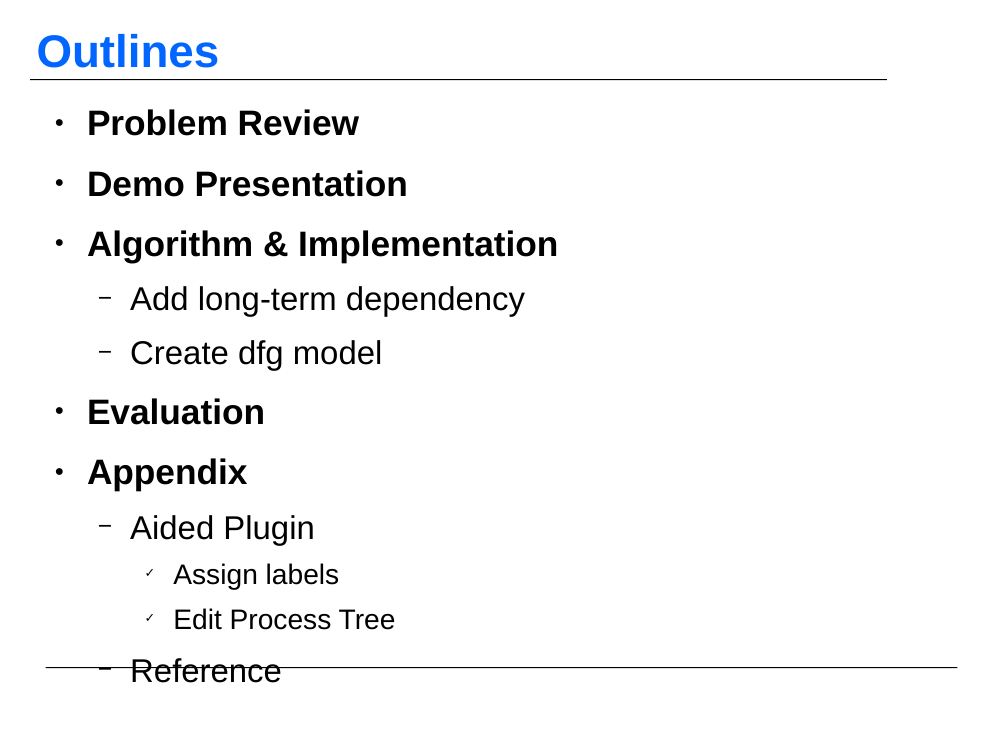
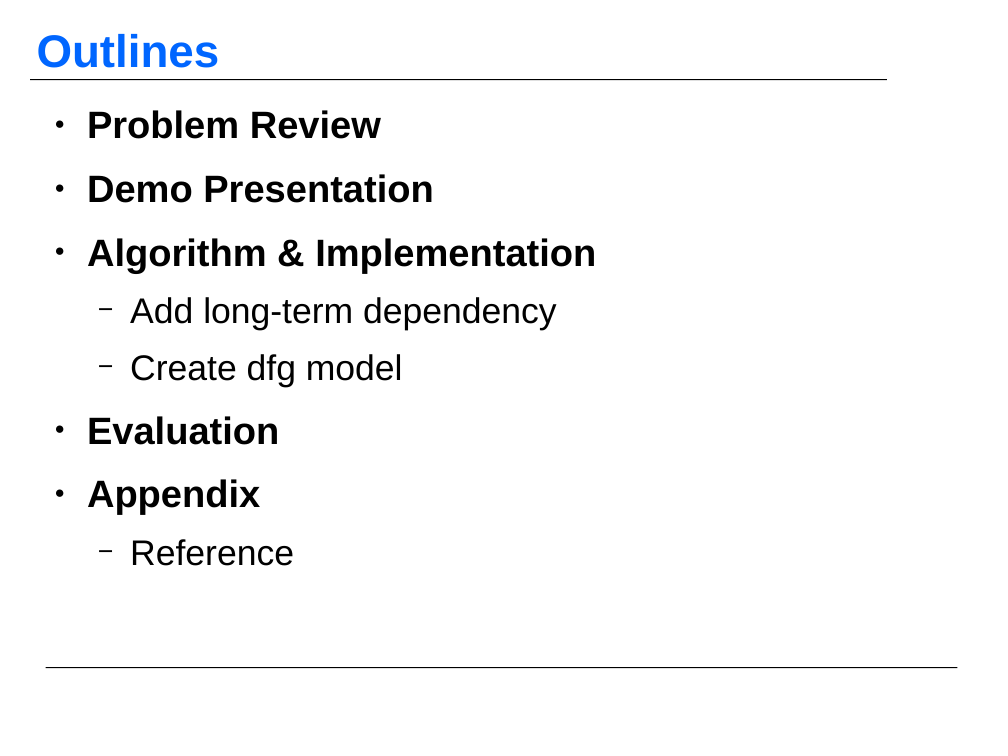
Before and after one commit to KFDing/masterthesis, a slide deck: slide 2 of official_report/MasterThesis_Report_Final_01.odp. Drawn at 1008x756 pixels with LibreOffice and Linux fonts; fonts in the diff are those of the drawing; background and template pictures are left out. Boxes give left, top, right and bottom in pixels: in the first picture for what was removed or moved away, otherwise in the second. Text is boxed around its words. In the diff, an @@ line names an element or a change of style, - is before the commit and + after.

```diff
--- a/official_report/MasterThesis_Report_Final_01.odp
+++ b/official_report/MasterThesis_Report_Final_01.odp
@@ text "Problem Review" at (87,110,596,566): size 27.8 to 30 pt in "Problem Review", "Demo Presentation", "Algorithm & Implementation", "Evaluation" and 1 more places; size 25.9 to 28 pt in "Add long-term dependency", "Create dfg model", "Reference" @@
@@ text at (130,515,396,630): paragraphs removed @@
-  − Aided Plugin
-    ✓ Assign labels
-    ✓ Edit Process Tree
```
Also in this commit, not shown: 4 other slides changed, 3 slides added, 2 other files.
